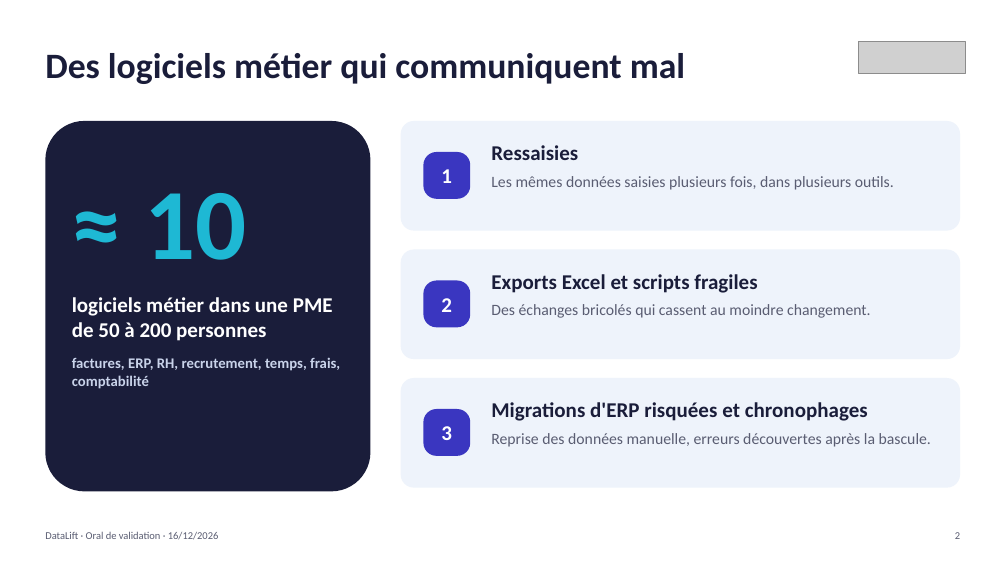
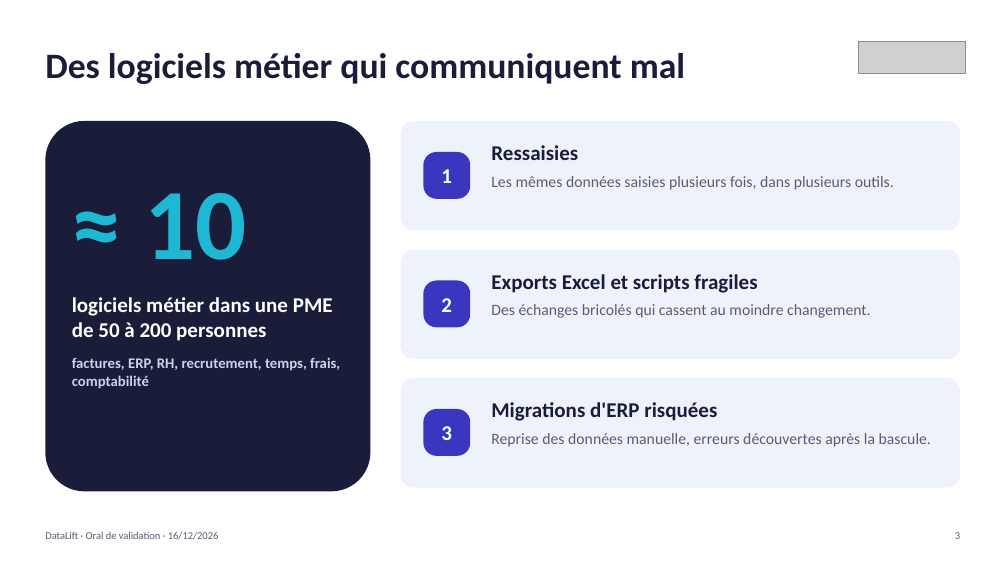
Before and after one commit to youcefaddou/datalift-modules, a slide deck: slide 3 of docs/oral/DataLift_oral_validation_16-12-2026.pptx. Drawn at 1008x567 pixels with LibreOffice and Linux fonts; fonts in the diff are those of the drawing; grey boxes stand for pictures. Boxes give left, top, right and bottom in pixels: in the first picture for what was removed or moved away, otherwise in the second. Text is boxed around its words. In the diff, an @@ line names an element or a change of style, - is before the commit and + after.

```diff
--- a/docs/oral/DataLift_oral_validation_16-12-2026.pptx
+++ b/docs/oral/DataLift_oral_validation_16-12-2026.pptx
@@ text at [491,402,717,421]: text changed @@
-Migrations d'ERP risquées et chronophages
+Migrations d'ERP risquées
```
Also in this commit, not shown: 10 other slides changed, 2 slides added, 1 slide removed, 1 other file.
